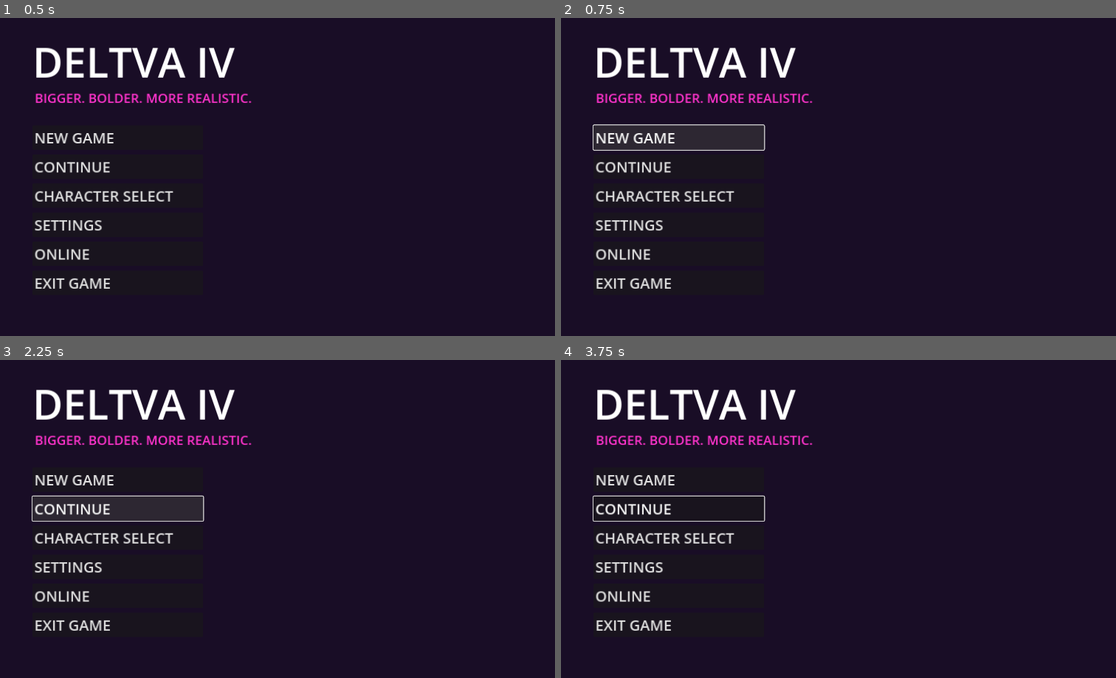
Above: before the commit, frames 1-4 (two rows, left to right).
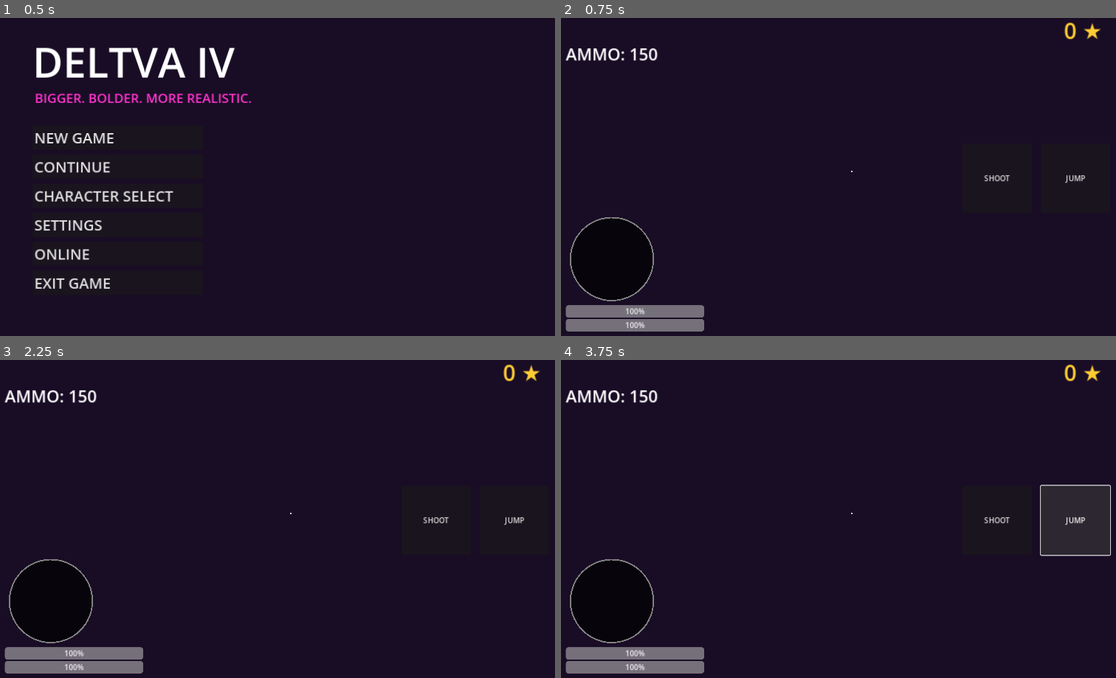
Above: after the commit, the same moments.

Repository: AniblimaxDeveloper/geta-iv-sivis
Game: Godot game, scene res://Menu.tscn
Two runs of this game, one before a commit and one after it. Both use one fixed random seed, a clock stepped at 60 frames per second and the inputs below.
Inputs (mouse positions are in pixels of both pictures, inside the frame that each line leads up to):
- Up to frame 1 (0.5 s): no input
- Up to frame 2 (0.75 s): click "NEW GAME" at 0.5 s
- Up to frame 3 (2.25 s): click (116, 480) at 1.25 s, where only the run before the commit has a clickable "NEW GAME"; click (116, 509) at 2 s, where only the run before the commit has a clickable "CONTINUE"
- Up to frame 4 (3.75 s): click (677, 509) at 2.75 s, where only the run before the commit has a clickable "CONTINUE"; click (1077, 519) at 3.5 s, where only the run after the commit has a clickable "JUMP"

Frame 1 is identical in both runs. In frame 2, 9.8% of the frame differs, in the area x 0-98%, y 1-99%; in frame 3, 9.8%; in frame 4, 11%, in the area x 0-100%, y 1-99%.
Error after the commit: Parse Error: Function "spawn_traffic()" not found in base self. (res://Main.gd:18)

Commit message:
fix: camera clipping, city spawn layout, UI overlapping

Diff:
--- a/Main.gd
+++ b/Main.gd
@@ -15,8 +15,8 @@
 
 func _ready():
     generate_world()
-    spawn_traffic(20)
-    spawn_peds(30)
+    spawn_traffic(15)
+    spawn_peds(20)
 
 func _process(delta):
     hud_money.text = "$" + str(player.money)
@@ -26,19 +26,18 @@
     hud_ammo.text = "AMMO: " + str(player.ammo)
     radar.queue_redraw()
 
-    # Siklus Siang Malam
     time_of_day += delta * 0.02
     sun.rotation.x = sin(time_of_day) * 1.2
 
 func generate_world():
-    # Lantai
+    # 1. Lantai Aspal Abu-abu
     var ground = StaticBody3D.new()
     var plane = PlaneMesh.new()
     plane.size = Vector2(1000, 1000)
     var m = MeshInstance3D.new()
     m.mesh = plane
     var mat = StandardMaterial3D.new()
-    mat.albedo_color = Color(0.1, 0.1, 0.12)
+    mat.albedo_color = Color(0.2, 0.2, 0.22) # Warna aspal terang
     m.material_override = mat
     var col = CollisionShape3D.new()
     var shape = BoxShape3D.new()
@@ -49,130 +48,38 @@
     ground.add_child(col)
     add_child(ground)
 
-    # Lautan (Zona Pantai)
-    var water = MeshInstance3D.new()
-    var w_plane = PlaneMesh.new()
-    w_plane.size = Vector2(500, 500)
-    water.mesh = w_plane
-    var w_mat = StandardMaterial3D.new()
-    w_mat.albedo_color = Color(0.1, 0.3, 0.6)
-    w_mat.roughness = 0.1
-    water.material_override = w_mat
-    water.position = Vector3(-500, -0.2, 0)
-    add_child(water)
+    # 2. Gedung-gedung (Grid di sekitar pemain)
+    for x in range(-4, 5):
+        for z in range(-4, 5):
+            if x == 0 and z == 0: continue # Biarkan titik spawn kosong
 
-    # Kota (X > 0)
-    for x in range(1, 6):
-        for z in range(-4, 5):
             var b = StaticBody3D.new()
             var h = randf_range(40, 150)
             var box = BoxMesh.new()
-            box.size = Vector3(40, h, 40)
+            box.size = Vector3(30, h, 30)
             var b_m = MeshInstance3D.new()
             b_m.mesh = box
             var b_mat = StandardMaterial3D.new()
-            b_mat.albedo_color = Color(0.15, 0.15, 0.2)
+            b_mat.albedo_color = Color(0.1, 0.1, 0.15)
             b_mat.emission_enabled = true
-            b_mat.emission = Color(0.1, 0.3, 0.6)
+            b_mat.emission = Color(0.2, 0.4, 0.8) # Jendela biru
             b_m.material_override = b_mat
-            b.position = Vector3(x * 80, h/2, z * 80)
+
+            var c = CollisionShape3D.new()
+            var s = BoxShape3D.new()
+            s.size = box.size
+            c.shape = s
+
+            b.position = Vector3(x * 60, h/2, z * 60)
             b.add_child(b_m)
+            b.add_child(c)
             add_child(b)
 
-func spawn_traffic(amt: int):
-    for i in range(amt):
-        var car = VehicleBody3D.new()
-        car.add_to_group("vehicles")
-        car.set_script(load("res://TrafficCar.gd"))
-
-        var col = CollisionShape3D.new()
-        var box = BoxShape3D.new()
-        box.size = Vector3(2.5, 1.5, 5.0)
-        col.shape = box
-        car.add_child(col)
-
-        var mesh = MeshInstance3D.new()
-        var b_mesh = BoxMesh.new()
-        b_mesh.size = Vector3(2.5, 1.5, 5.0)
-        mesh.mesh = b_mesh
-        var mat = StandardMaterial3D.new()
-        mat.albedo_color = Color(randf(), 0.1, randf())
-        mesh.material_override = mat
-        car.add_child(mesh)
-
-        for w in [[1.2, -0.5, 1.8], [-1.2, -0.5, 1.8], [1.2, -0.5, -1.8], [-1.2, -0.5, -1.8]]:
-            var wheel = VehicleWheel3D.new()
-            wheel.position = Vector3(w[0], w[1], w[2])
-            wheel.use_as_steering = true
-            wheel.use_as_traction = true
-            car.add_child(wheel)
-
-        car.position = Vector3(randf_range(100, 400), 2.0, randf_range(-300, 300))
-        add_child(car)
-
-func spawn_peds(amt: int):
-    for i in range(amt):
-        var ped = CharacterBody3D.new()
-        ped.add_to_group("pedestrians")
-        ped.set_script(load("res://Pedestrian.gd"))
-
-        var col = CollisionShape3D.new()
-        col.shape = CapsuleShape3D.new()
-        ped.add_child(col)
-
-        var root = Node3D.new()
-        root.name = "MeshRoot"
-        var body = MeshInstance3D.new()
-        body.mesh = CapsuleMesh.new()
-        var mat = StandardMaterial3D.new()
-        mat.albedo_color = Color(randf(), randf(), randf())
-        body.material_override = mat
-        body.position.y = 1.0
-        root.add_child(body)
-
-        var head = MeshInstance3D.new()
-        head.mesh = SphereMesh.new()
-        head.position.y = 1.9
-        root.add_child(head)
-
-        var leg_l = MeshInstance3D.new()
-        leg_l.name = "LegL"
-        var l_box = BoxMesh.new()
-        l_box.size = Vector3(0.2, 0.8, 0.2)
-        leg_l.mesh = l_box
-        leg_l.position = Vector3(0.2, 0.0, 0)
-        root.add_child(leg_l)
-
-        var leg_r = MeshInstance3D.new()
-        leg_r.name = "LegR"
-        leg_r.mesh = l_box
-        leg_r.position = Vector3(-0.2, 0.0, 0)
-        root.add_child(leg_r)
-
-        ped.add_child(root)
-        ped.position = Vector3(randf_range(100, 400), 1.0, randf_range(-300, 300))
-        add_child(ped)
-
-func panic_pedestrians():
-    for p in get_tree().get_nodes_in_group("pedestrians"):
-        if p.has_method("panic"): p.panic()
-
-func add_wanted_level():
-    wanted_level += 1
-    if wanted_level == 1 and not police_spawned:
-        for i in range(5):
-            var police = CharacterBody3D.new()
-            police.add_to_group("police")
-            police.set_script(load("res://Police.gd"))
-            var c = CollisionShape3D.new()
-            c.shape = CapsuleShape3D.new()
-            police.add_child(c)
-            var m = MeshInstance3D.new()
-            m.mesh = CapsuleMesh.new()
-            var mat = StandardMaterial3D.new()
-            mat.albedo_color = Color(0, 0.2, 1)
-            m.material_override = mat
-            police.add_child(m)
-            police.position = Vector3(player.position.x + randf_range(-30, 30), 2.0, player.position.z + randf_range(-30, 30))
-            add_child(police)
-        police_spawned = true
+    # 3. Lampu Jalan
+    for i in range(15):
+        var light = OmniLight3D.new()
+        light.light_color = Color(1, 0.8, 0.4)
+        light.light_energy = 3.0
+        light.omni_range = 20.0
+        light.position = Vector3(randf_range(-200, 200), 8, randf_range(-200, 200))
+        add_child(light)
--- a/Main.tscn
+++ b/Main.tscn
@@ -25,7 +25,7 @@
 
 [sub_resource type="Environment" id="Environment_1"]
 background_mode = 1
-background_color = Color(0.1, 0.05, 0.15, 1)
+background_color = Color(0.2, 0.1, 0.3, 1) # Langit Senja
 ambient_light_source = 2
 ambient_light_color = Color(0.6, 0.6, 0.7, 1)
 tonemap_mode = 2
@@ -43,7 +43,7 @@
 shadow_enabled = true
 
 [node name="Player" type="CharacterBody3D" parent="."]
-transform = Transform3D(1, 0, 0, 0, 1, 0, 0, 0, 1, 0, 1.0, 0)
+transform = Transform3D(1, 0, 0, 0, 1, 0, 0, 0, 1, 0, 2.0, 0) # Karakter diangkat ke Y=2
 script = ExtResource("2_player")
 
 [node name="CollisionShape3D" type="CollisionShape3D" parent="Player"]
@@ -80,19 +80,13 @@
 mesh = SubResource("BoxMesh_l")
 position = Vector3(-0.2, -0.9, 0)
 
-[node name="MuzzleFlash" type="OmniLight3D" parent="Player"]
-light_color = Color(1, 0.8, 0)
-light_energy = 5.0
-omni_range = 5.0
-visible = false
-
 [node name="CameraPivot" type="Node3D" parent="Player"]
-position = Vector3(0, 0.6, 0)
+position = Vector3(0, 1.2, 0) # Titik poros kamera di atas pundak
 
 [node name="SpringArm3D" type="SpringArm3D" parent="Player/CameraPivot"]
-transform = Transform3D(1, 0, 0, 0, 0.9, 0.4, 0, -0.4, 0.9, 0, 0, 0)
-spring_length = 6.0
-margin = 0.5
+transform = Transform3D(1, 0, 0, 0, 0.96, 0.26, 0, -0.26, 0.96, 0, 0, 0) # Miring sedikit ke bawah
+spring_length = 5.0
+margin = 0.5 # Jarak aman agar tidak menembus gedung/tanah
 
 [node name="Camera3D" type="Camera3D" parent="Player/CameraPivot/SpringArm3D"]
 
@@ -108,7 +102,7 @@
 text = "$50000"
 
 [node name="WantedLabel" type="Label" parent="UI"]
-offset_left = 1150.0
+offset_left = 1100.0
 offset_top = 20.0
 offset_right = 1260.0
 offset_bottom = 80.0
@@ -117,12 +111,12 @@
 text = "0 ★"
 
 [node name="AmmoLabel" type="Label" parent="UI"]
-offset_left = 1150.0
-offset_top = 80.0
-offset_right = 1260.0
+offset_left = 20.0
+offset_top = 80.0 # Pindah ke kiri bawah uang agar tidak terpotong
+offset_right = 400.0
 offset_bottom = 120.0
 theme_override_colors/font_color = Color(1, 1, 1, 1)
-theme_override_font_sizes/font_size = 32
+theme_override_font_sizes/font_size = 36
 text = "AMMO: 150"
 
 [node name="HealthBar" type="ProgressBar" parent="UI"]
@@ -181,13 +175,5 @@
 offset_bottom = 450.0
 text = "SHOOT"
 
-[node name="CarBtn" type="Button" parent="TouchControls"]
-offset_left = 1150.0
-offset_top = 550.0
-offset_right = 1260.0
-offset_bottom = 650.0
-text = "CAR"
-
 [connection signal="pressed" from="TouchControls/JumpBtn" to="TouchControls" method="_on_jump_btn_pressed"]
 [connection signal="pressed" from="TouchControls/ShootBtn" to="TouchControls" method="_on_shoot_btn_pressed"]
-[connection signal="pressed" from="TouchControls/CarBtn" to="TouchControls" method="_on_car_btn_pressed"]
--- a/Player.gd
+++ b/Player.gd
@@ -1,7 +1,6 @@
 extends CharacterBody3D
 
-@export var walk_speed: float = 8.0
-@export var run_speed: float = 18.0
+@export var speed: float = 15.0
 @export var jump_force: float = 12.0
 @export var gravity: float = 35.0
 
@@ -10,8 +9,6 @@
 var ammo: int = 150
 var money: int = 50000
 var input_dir: Vector2 = Vector2.ZERO
-var is_running: bool = false
-var current_vehicle: VehicleBody3D = null
 var walk_time: float = 0.0
 
 @onready var mesh_root = $MeshRoot
@@ -19,59 +16,31 @@
 @onready var right_leg = $MeshRoot/RightLeg
 @onready var left_arm = $MeshRoot/LeftArm
 @onready var right_arm = $MeshRoot/RightArm
-@onready var weapon = $MeshRoot/RightArm/Weapon
 @onready var camera_pivot = $CameraPivot
+@onready var spring_arm = $CameraPivot/SpringArm3D
 @onready var camera = $CameraPivot/SpringArm3D/Camera3D
-@onready var muzzle_flash = $MuzzleFlash
 
 func _physics_process(delta):
-    if health <= 0:
-        get_tree().reload_current_scene()
-        return
-
-    if current_vehicle:
-        if input_dir.y > 0:
-            current_vehicle.brake = input_dir.y * 20.0
-            current_vehicle.engine_force = 0
-        else:
-            current_vehicle.brake = 0
-            current_vehicle.engine_force = -input_dir.y * 3000.0
-        current_vehicle.steering = -input_dir.x * 0.6
-        global_position = current_vehicle.global_position + Vector3(0, 3.0, 0)
-        mesh_root.visible = false
-        return
-
-    mesh_root.visible = true
     if not is_on_floor(): velocity.y -= gravity * delta
-
-    # Sprint System
-    var current_speed = walk_speed
-    if is_running and stamina > 0:
-        current_speed = run_speed
-        stamina -= 15.0 * delta
-    else:
-        stamina += 10.0 * delta
-    stamina = clamp(stamina, 0, 100)
 
     var direction = (camera_pivot.global_transform.basis * Vector3(input_dir.x, 0, input_dir.y)).normalized()
     direction.y = 0
     direction = direction.normalized()
 
     if direction:
-        velocity.x = direction.x * current_speed
-        velocity.z = direction.z * current_speed
+        velocity.x = direction.x * speed
+        velocity.z = direction.z * speed
         var target_angle = atan2(-direction.x, -direction.z)
         mesh_root.rotation.y = lerp_angle(mesh_root.rotation.y, target_angle, 0.2)
 
-        var anim_speed = 20.0 if is_running else 12.0
-        walk_time += delta * anim_speed
-        left_leg.rotation.x = sin(walk_time) * 0.8
-        right_leg.rotation.x = -sin(walk_time) * 0.8
-        left_arm.rotation.x = -sin(walk_time) * 0.6
-        right_arm.rotation.x = sin(walk_time) * 0.6
+        walk_time += delta * 15.0
+        left_leg.rotation.x = sin(walk_time) * 0.7
+        right_leg.rotation.x = -sin(walk_time) * 0.7
+        left_arm.rotation.x = -sin(walk_time) * 0.5
+        right_arm.rotation.x = sin(walk_time) * 0.5
     else:
-        velocity.x = move_toward(velocity.x, 0, current_speed)
-        velocity.z = move_toward(velocity.z, 0, current_speed)
+        velocity.x = move_toward(velocity.x, 0, speed)
+        velocity.z = move_toward(velocity.z, 0, speed)
         left_leg.rotation.x = lerp(left_leg.rotation.x, 0.0, 0.2)
         right_leg.rotation.x = lerp(right_leg.rotation.x, 0.0, 0.2)
         left_arm.rotation.x = lerp(left_arm.rotation.x, 0.0, 0.2)
@@ -80,61 +49,23 @@
     move_and_slide()
 
 func jump():
-    if is_on_floor() and not current_vehicle:
+    if is_on_floor():
         velocity.y = jump_force
 
 func shoot():
-    if current_vehicle or ammo <= 0: return
+    if ammo <= 0: return
     ammo -= 1
-
-    # Animasi Tangan & Muzzle Flash
     right_arm.rotation.x = -1.5
-    weapon.visible = true
-    muzzle_flash.visible = true
-    await get_tree().create_timer(0.05).timeout
-    muzzle_flash.visible = false
     await get_tree().create_timer(0.1).timeout
     right_arm.rotation.x = 0.0
 
     var space_state = get_world_3d().direct_space_state
     var screen_center = get_viewport().get_visible_rect().size / 2
     var origin = camera.project_ray_origin(screen_center)
-    var end = origin + camera.project_ray_normal(screen_center) * 150
+    var end = origin + camera.project_ray_normal(screen_center) * 100
     var query = PhysicsRayQueryParameters3D.create(origin, end)
     query.exclude = [self.get_rid()]
     var result = space_state.intersect_ray(query)
 
-    # Tracer
-    var tracer = MeshInstance3D.new()
-    var t_mesh = BoxMesh.new()
-    t_mesh.size = Vector3(0.05, 0.05, origin.distance_to(end))
-    tracer.mesh = t_mesh
-    var t_mat = StandardMaterial3D.new()
-    t_mat.albedo_color = Color(1, 1, 0.5, 0.8)
-    t_mat.emission_enabled = true
-    t_mat.emission = Color(1, 1, 0)
-    tracer.material_override = t_mat
-    get_tree().current_scene.add_child(tracer)
-    tracer.global_position = (origin + end) / 2
-    tracer.look_at(end, Vector3.UP)
-    get_tree().create_timer(0.1).timeout.connect(tracer.queue_free)
-
-    var main = get_node_or_null("../../Main")
-    if main:
-        main.add_wanted_level()
-        main.panic_pedestrians()
-
     if result and result.collider.has_method("take_damage"):
         result.collider.take_damage(50)
-
-func interact():
-    if current_vehicle:
-        current_vehicle = null
-    else:
-        for v in get_tree().get_nodes_in_group("vehicles"):
-            if global_position.distance_to(v.global_position) < 8.0:
-                current_vehicle = v
-                break
-
-func take_damage(amount: float):
-    health -= amount
